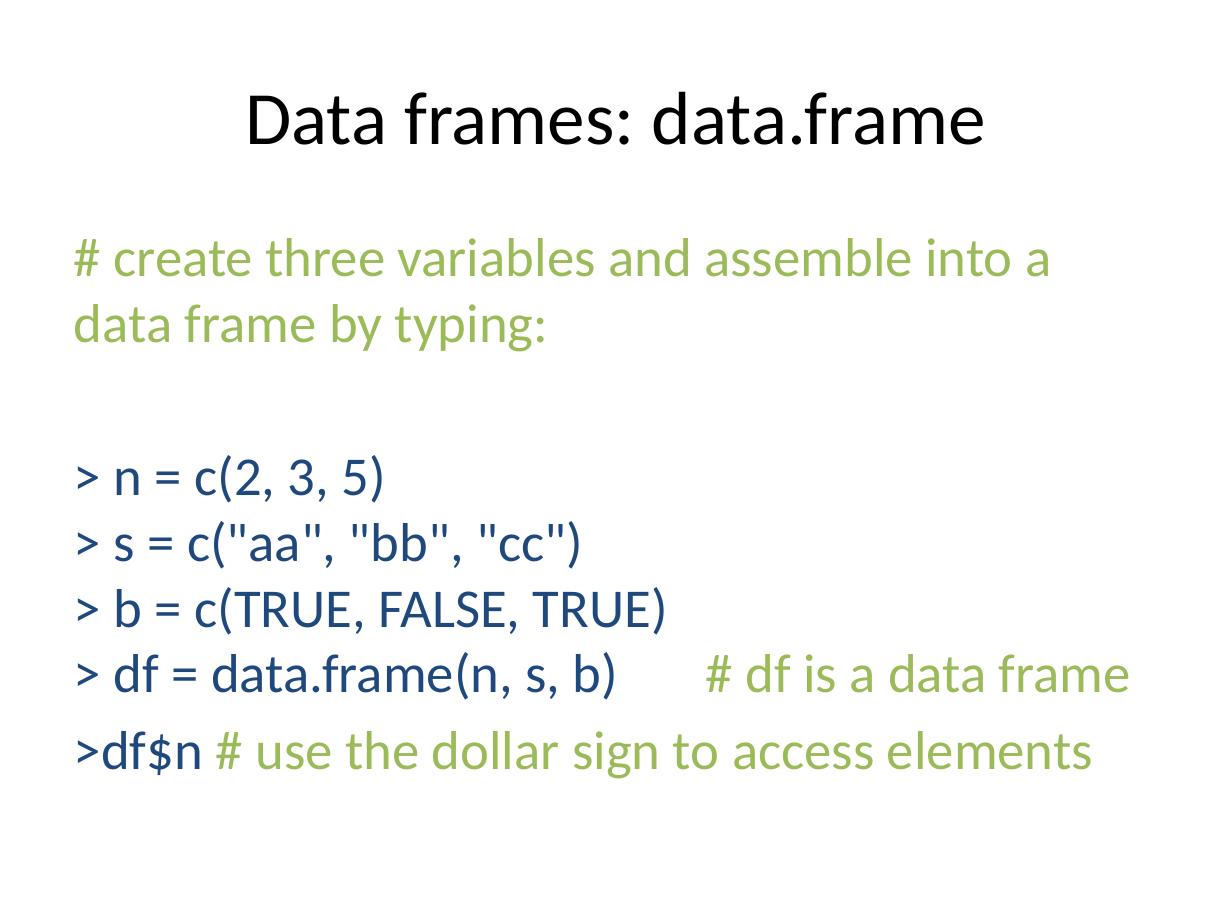
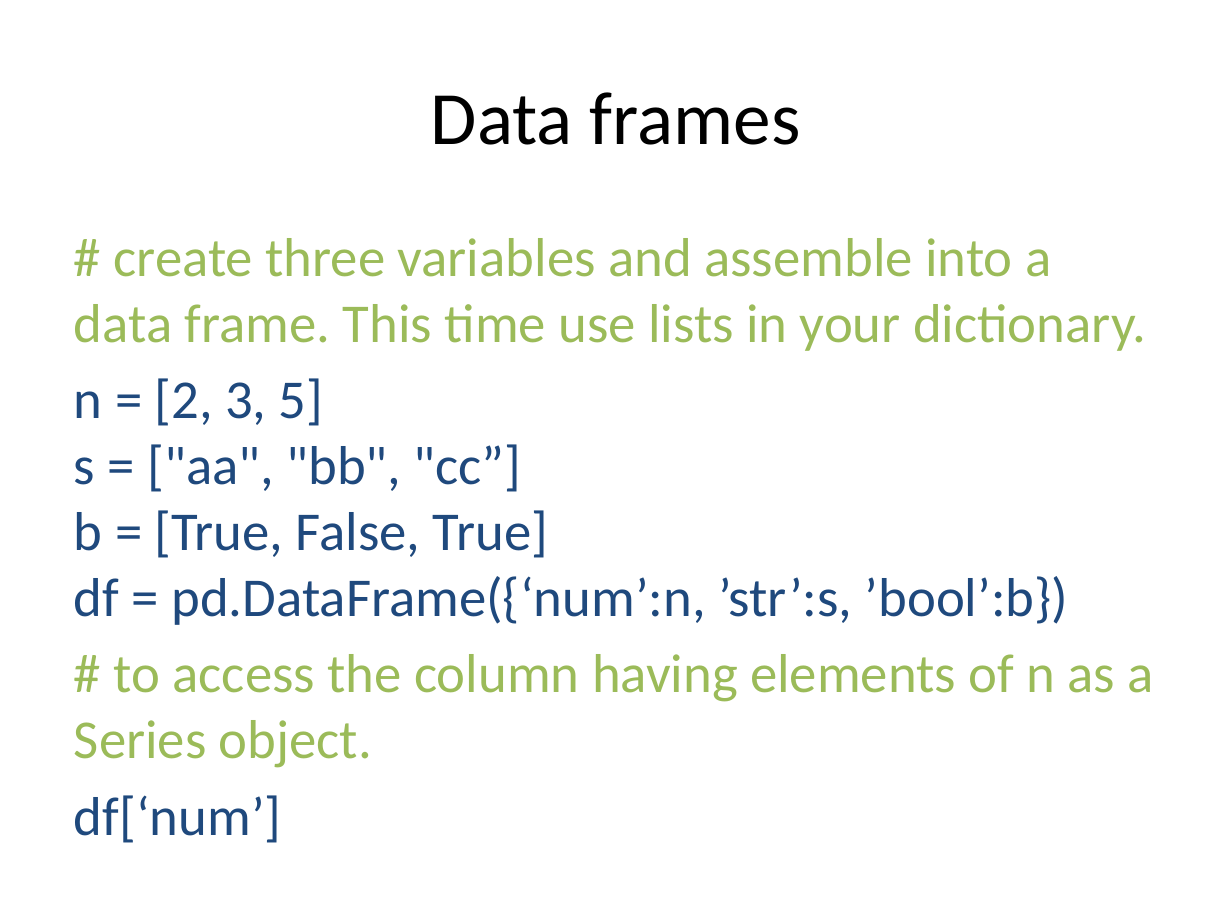
Before and after one commit to pradau/python_for_psychologists, a slide deck: slide 26 of Python_intro_lecture.pptx. Drawn at 1232x924 pixels with LibreOffice and Linux fonts; fonts in the diff are those of the drawing. Boxes give left, top, right and bottom in pixels: in the first picture for what was removed or moved away, otherwise in the second. Text is boxed around its words. In the diff, an @@ line names an element or a change of style, - is before the commit and + after.

```diff
--- a/Python_intro_lecture.pptx
+++ b/Python_intro_lecture.pptx
@@ title at (431, 92, 801, 145): text changed @@
-Data frames: data.frame
+Data frames
@@ text at (74, 238, 1154, 843): text changed @@
-# create three variables and assemble into a data frame by typing:
-> n = c(2, 3, 5)
-> s = c("aa", "bb", "cc")
-> b = c(TRUE, FALSE, TRUE)
-> df = data.frame(n, s, b) # df is a data frame
->df$n # use the dollar sign to access elements
+# create three variables and assemble into a data frame. This time use lists in your dictionary.
+n = [2, 3, 5]
+s = ["aa", "bb", "cc”]
+b = [True, False, True]
+df = pd.DataFrame({‘num’:n, ’str’:s, ’bool’:b})
+# to access the column having elements of n as a Series object.
+df[‘num’]
```
Also in this commit, not shown: 15 other slides changed, 1 slide removed.
